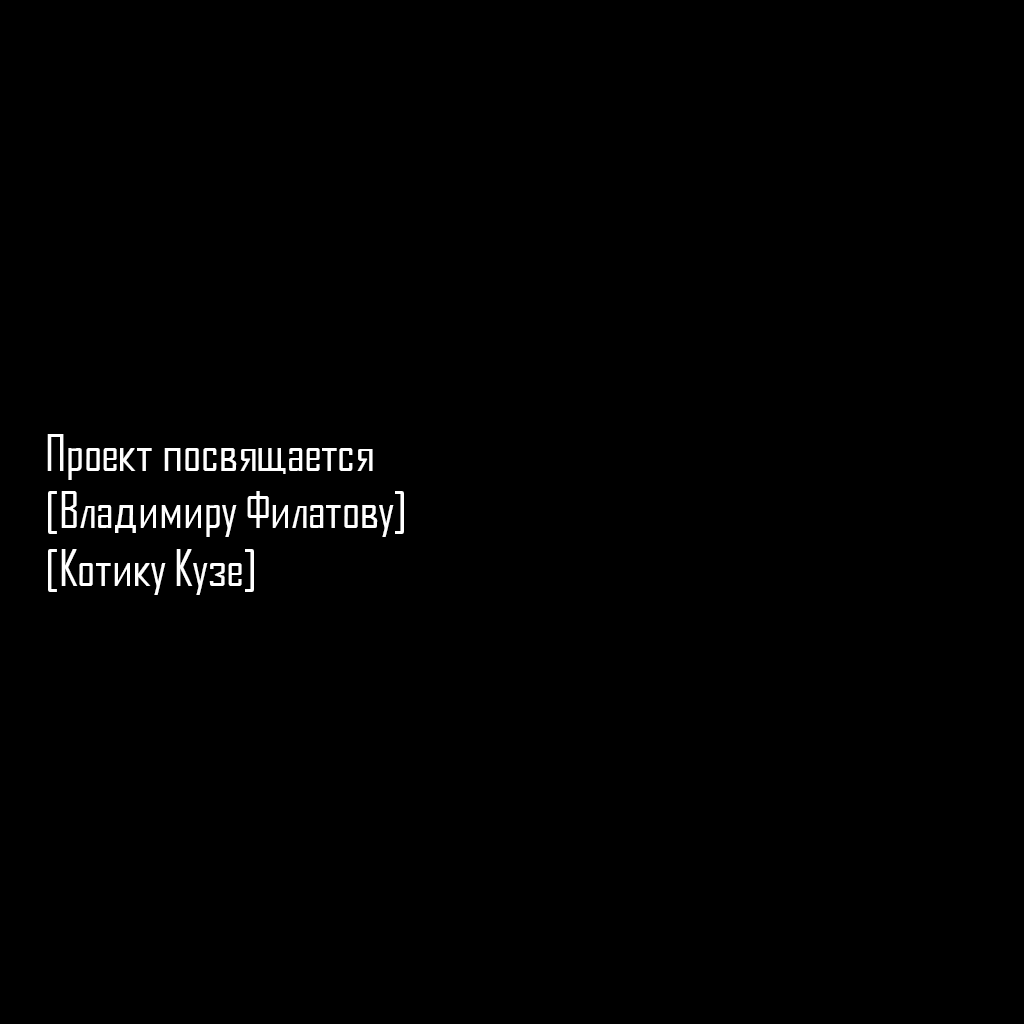
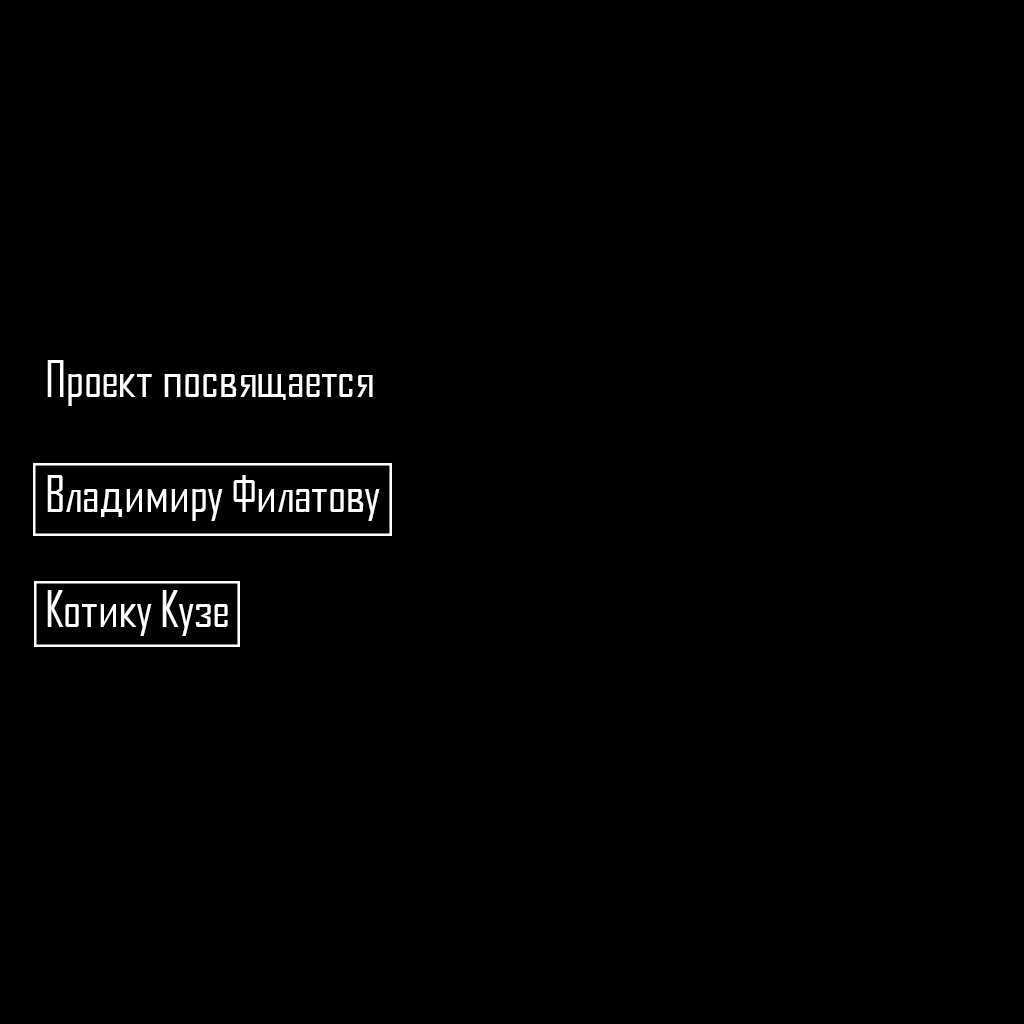
Layers edited between the first and the second 1024px x 1024px image:
added layer "Прямоугольник 2" above "Прямоугольник 1" over [34, 581, 240, 647]
added layer "Прямоугольник 1" above "Проект посвящается Владимиру Филатову Котику Кузе" over [33, 463, 392, 536]
renamed "Проект посвящается [Владимиру Филатову] [Котику Кузе]" to "Проект посвящается Владимиру Филатову Котику Кузе", painted on it over [47, 360, 404, 636]
